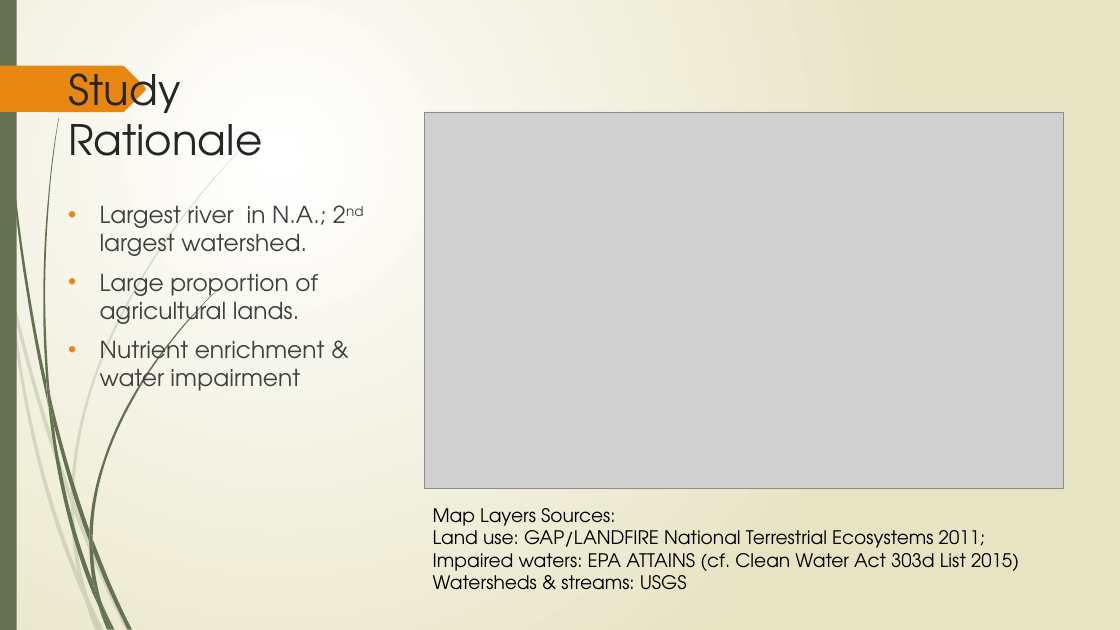
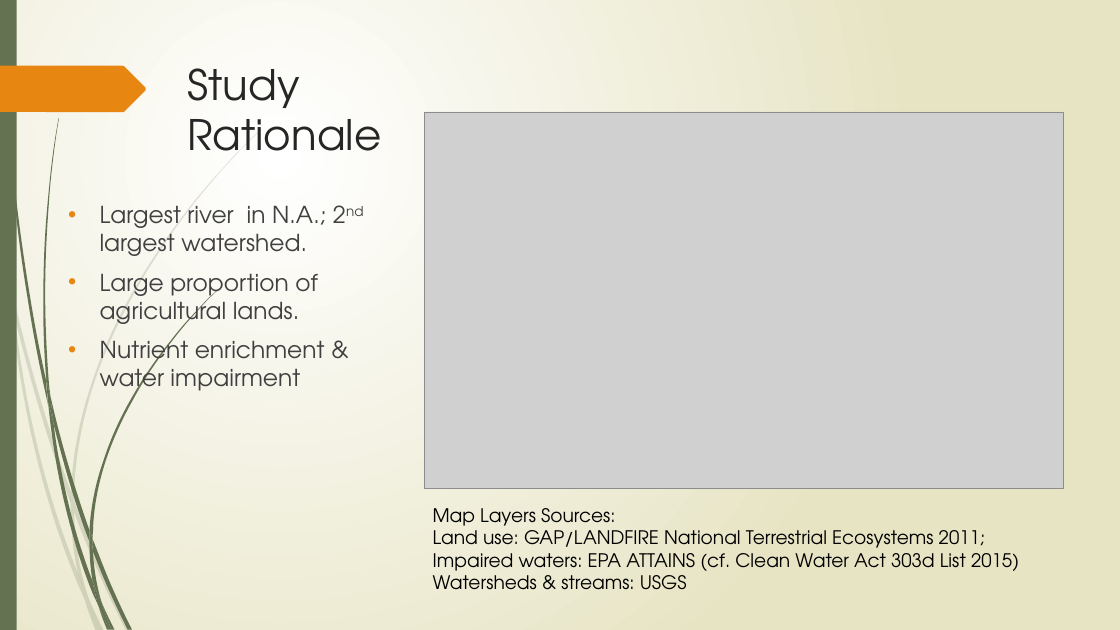
Before and after one commit to forkhala/Hydrologic_Data_Analysis_Final_Proj, a slide deck: slide 2 of TeamDocs/Examining the Hydrologic Properties of the Missouri River.pptx. Drawn at 1120x630 pixels with LibreOffice and Linux fonts; fonts in the diff are those of the drawing; grey boxes stand for pictures. Boxes give left, top, right and bottom in pixels: in the first picture for what was removed or moved away, otherwise in the second. Text is boxed around its words. In the diff, an @@ line names an element or a change of style, - is before the commit and + after.

```diff
--- a/TeamDocs/Examining the Hydrologic Properties of the Missouri River.pptx
+++ b/TeamDocs/Examining the Hydrologic Properties of the Missouri River.pptx
@@ title "Study Rationale" rewrapped from (x1=68, y1=62, x2=262, y2=156) to (x1=187, y1=68, x2=381, y2=151) @@
```
Also in this commit, not shown: 5 other slides changed.
